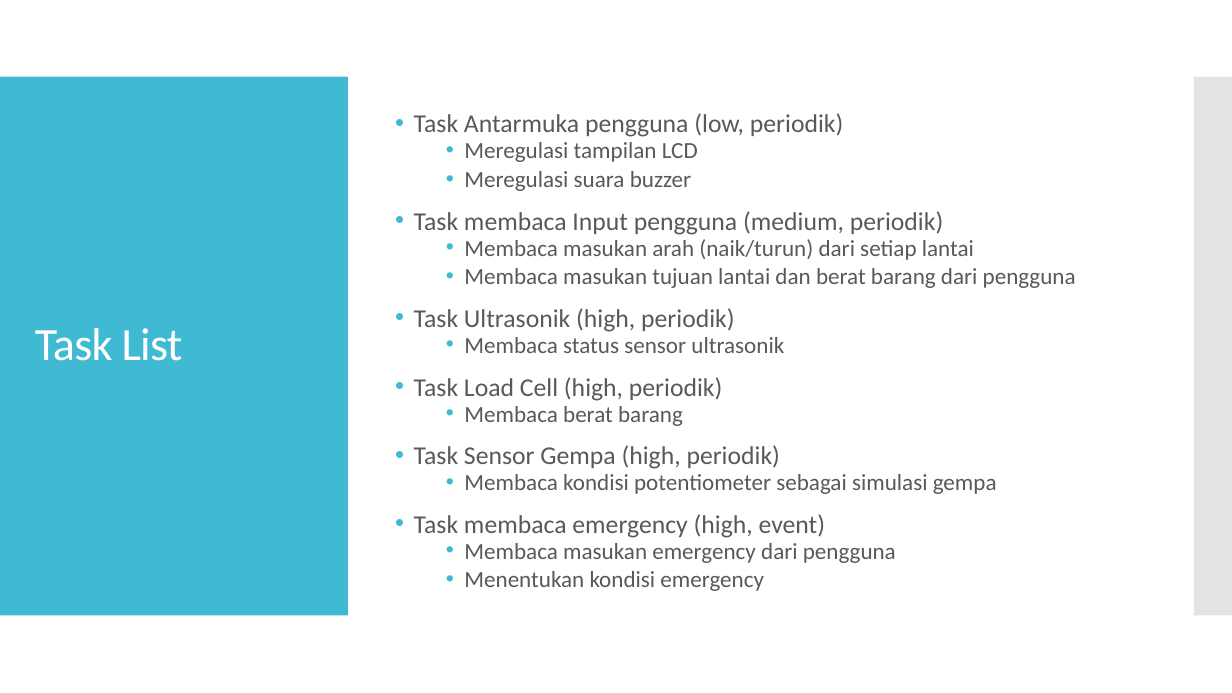
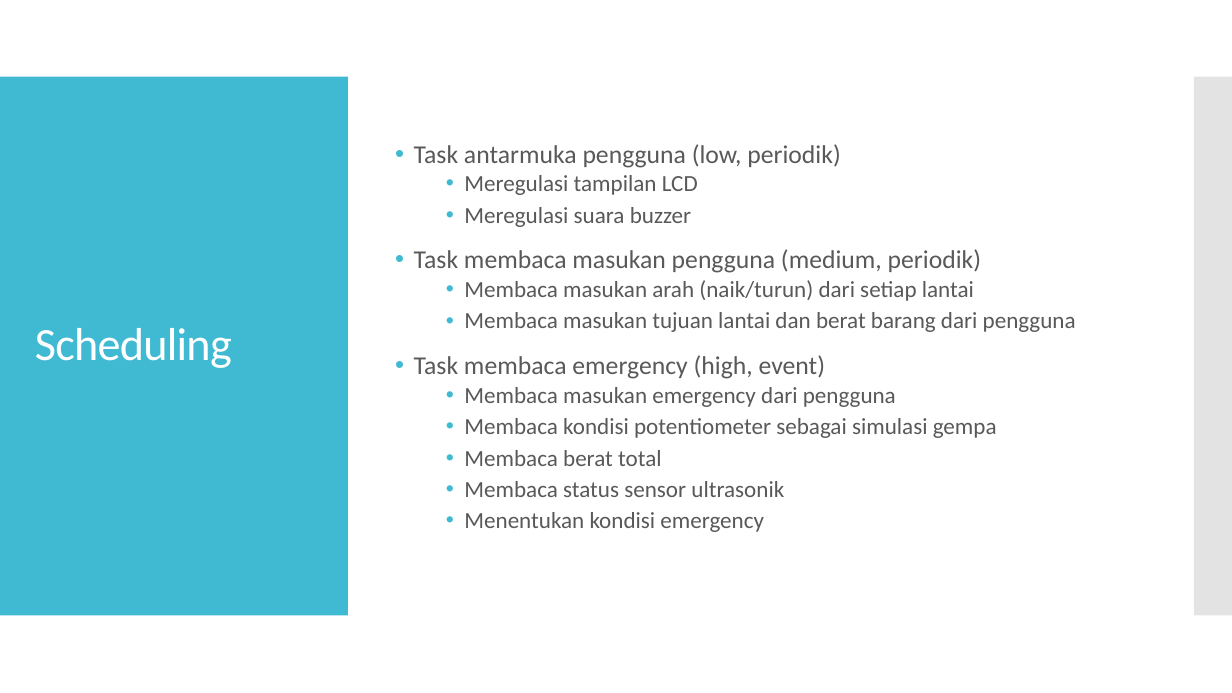
Before and after one commit to dillahstudent/TuBes_STL_K4, a slide deck: slide 5 of Tugas8_STL_Kelompok4.pptx. Drawn at 1232x693 pixels with LibreOffice and Linux fonts; fonts in the diff are those of the drawing. Boxes give left, top, right and bottom in pixels: in the first picture for what was removed or moved away, otherwise in the second. Text is boxed around its words. In the diff, an @@ line names an element or a change of style, - is before the commit and + after.

```diff
--- a/Tugas8_STL_Kelompok4.pptx
+++ b/Tugas8_STL_Kelompok4.pptx
@@ text at [414, 144, 841, 168]: text changed @@
-• Task Antarmuka pengguna (low, periodik)
+• Task antarmuka pengguna (low, periodik)
@@ text at [414, 175, 1076, 532]: line spacing 0.8 to 0.9 @@
@@ text at [414, 249, 981, 273]: text changed @@
-• Task membaca Input pengguna (medium, periodik)
+• Task membaca masukan pengguna (medium, periodik)
@@ title at [35, 328, 232, 368]: text changed @@
-Task List
+Scheduling
@@ text at [414, 308, 997, 494]: paragraphs removed @@
-• Task Ultrasonik (high, periodik)
-  • Membaca status sensor ultrasonik
-• Task Load Cell (high, periodik)
-  • Membaca berat barang
-• Task Sensor Gempa (high, periodik)
-  • Membaca kondisi potentiometer sebagai simulasi gempa
@@ text at [464, 418, 997, 497]: paragraphs added @@
+  • Membaca kondisi potentiometer sebagai simulasi gempa
+  • Membaca berat total
+  • Membaca status sensor ultrasonik
```
Also in this commit, not shown: 1 other slide changed, 1 slide added, 1 slide removed.
